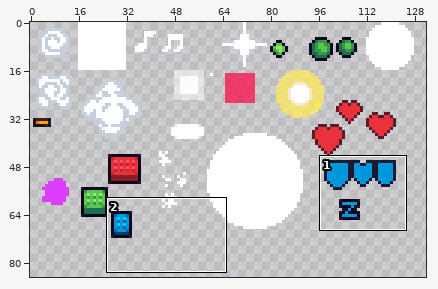
Two states of a pixel-art file, BurningKnight/Content/Animations/particles.ase. Above: a wide view before the commit, with the close-up outlined.
Close-up. Before the commit:
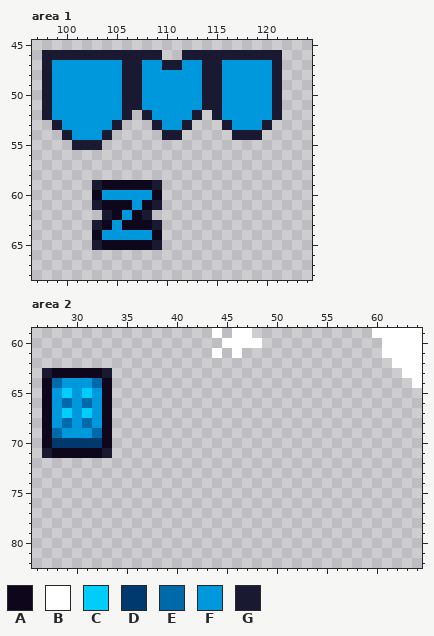
132x107 pixels, 1 frame. Shown: area 1: x 97..124, y 45..68; area 2: x 26..64, y 59..82. The wide view leaves out empty margins.
Palette (. is transparent): A #0e071b  B #ffffff  C #00cdf9  D #00396d  E #0069aa  F #0098dc  G #1a1932
The result:
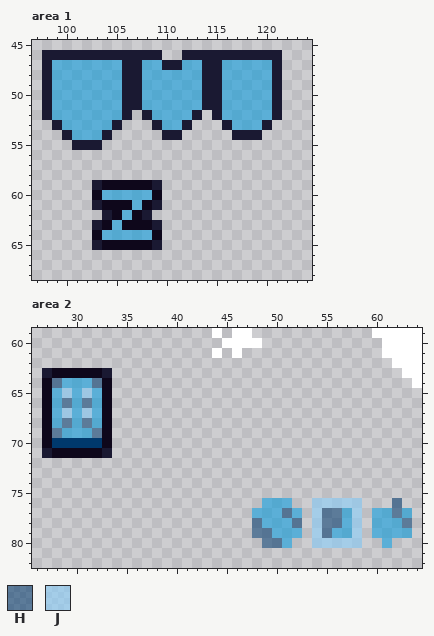
Colours new in this view: H #00396d8d  J #89cdf998
Change:
@@ palette @@
-F #0098dc
+F #0098dc8e
--- area 2
@@ x 26..34 @@
 63 .GAAAAAG.
-64 .AEFFFEA.
-65 .AFCFCFA.
-66 .AFEFEFA.
-67 .AFCFCFA.
-68 .AFEFEFA.
-69 .AEFFFEA.
+64 .AHFFFHA.
+65 .AFJFJFA.
+66 .AFHFHFA.
+67 .AFJFJFA.
+68 .AFHFHFA.
+69 .AHFFFHA.
 70 .ADDDDDA.
@@ x 46..64 @@
 75 ...................
-76 ...................
-77 ...................
-78 ...................
-79 ...................
-80 ...................
+76 ...FFF..JJJJJ...H..
+77 ..FFFHF.JHHFJ.FFHF.
+78 ..HFFFH.JHHFJ.FFFH.
+79 ..HHFFF.JHFFJ.FFFF.
+80 ...HHF..JJJJJ..F...
 81 ...................
Changed places in both close-ups, as pixel boxes (x1, y1, x2, y2):
changed: (52, 60, 272, 140)
changed: (102, 190, 152, 240)
changed: (52, 378, 102, 438)
added: (252, 498, 412, 548)
